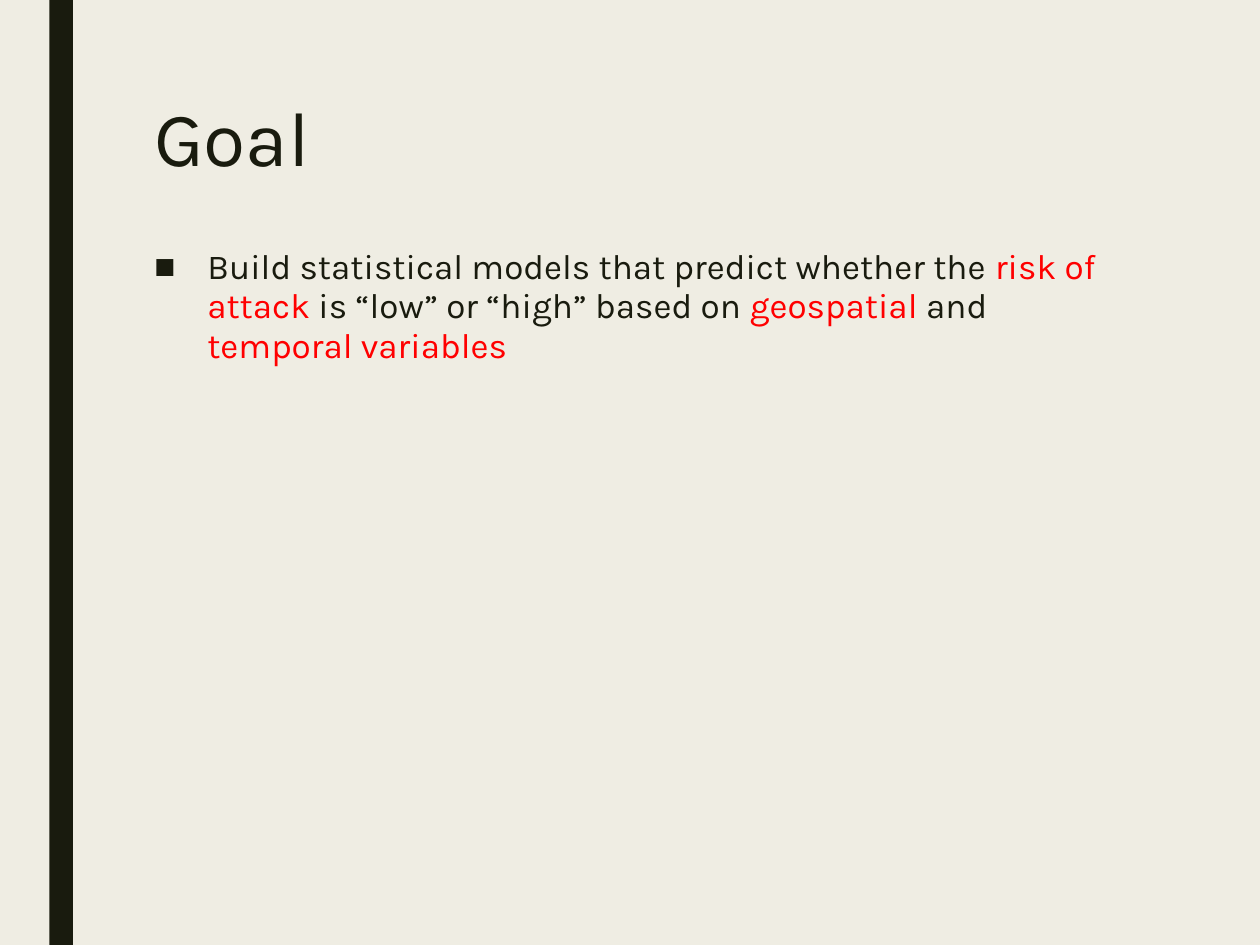
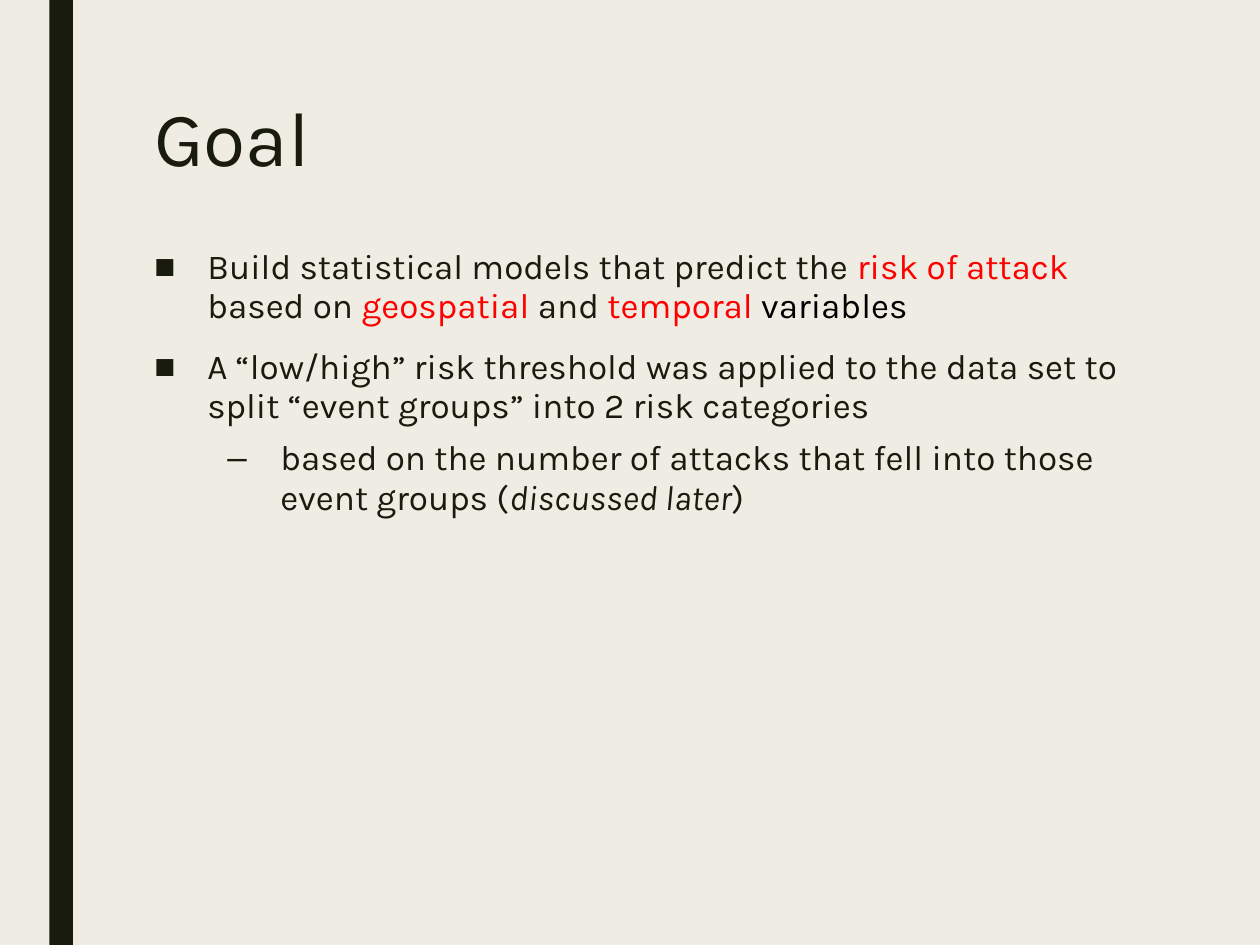
Before and after one commit to stats-learning-fall2019/final-project, a slide deck: slide 46 of presentation/gtdb-final-presentation.pptx. Drawn at 1260x945 pixels with LibreOffice and Linux fonts; fonts in the diff are those of the drawing. Boxes give left, top, right and bottom in pixels: in the first picture for what was removed or moved away, otherwise in the second. Text is boxed around its words. In the diff, an @@ line names an element or a change of style, - is before the commit and + after.

Commit message:
Updates presentation and q2 high risk clusters png to include cluster 31

```diff
--- a/presentation/gtdb-final-presentation.pptx
+++ b/presentation/gtdb-final-presentation.pptx
@@ text at (207,255,1117,519): text changed @@
-■ Build statistical models that predict whether the risk of attack is “low” or “high” based on geospatial and temporal variables
+■ Build statistical models that predict the risk of attack based on geospatial and temporal variables
+■ A “low/high” risk threshold was applied to the data set to split “event groups” into 2 risk categories
+  – based on the number of attacks that fell into those event groups (discussed later)
```
Also in this commit, not shown: 7 other slides changed, 1 other file.
